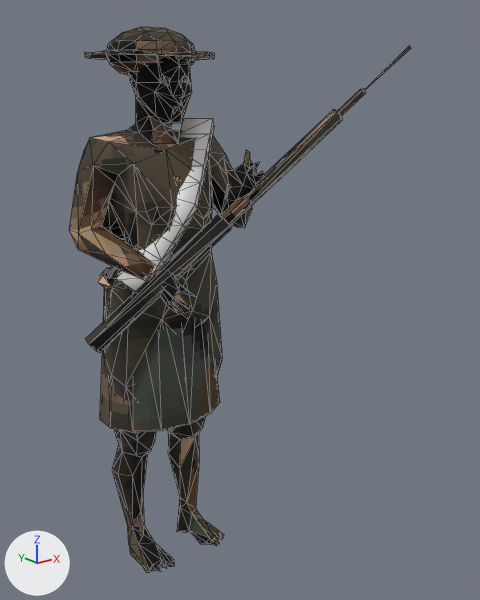
The glTF model client/assets/units/rifleman.glb as it was, and as the next commit left it.
Camera for both pictures: a 50 mm camera at (-0.737, -1.214, 1.08) aimed at (0.145, -0.112, 0.639). The lights are fixed; the arrows at lower left show +X, +Y and +Z. The first picture is the older version. Mesh edges are drawn as thin lines. Vertices at exactly the same position are counted once.

In view in the first picture: 'Accent', 'Body'.
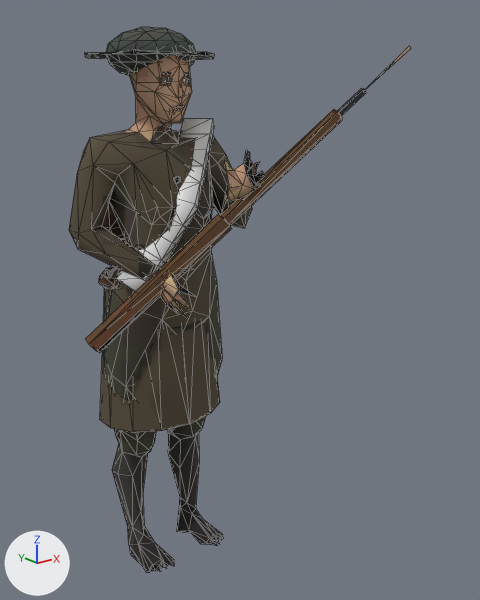
What differs and where, as boxes [x1, y1, x2, y2] in the pictures (480 x 600 px; the box of a moved part takes in the faces that stretch with it):
part 1 of me_body, added
    after: [181, 74, 191, 86]
part 2 of me_body, added
    after: [157, 75, 172, 85]
part 3 of me_body, moved or reshaped
    before: [89, 50, 215, 115]
    after: [86, 50, 215, 115]
part 4 of me_body, moved or reshaped
    both: [98, 178, 243, 297]
part 5 of me_body, moved or reshaped
    both: [155, 543, 174, 566]
part 6 of me_body, moved or reshaped
    before: [204, 520, 224, 536]
    after: [204, 520, 223, 536]
part 7 of me_body, surface changed
    both: [69, 29, 411, 573]

Patch to the scene script:
```diff
--- a/client/assets/units/rifleman.glb.py
+++ b/client/assets/units/rifleman.glb.py
@@ me_body @@
 # used by ob_body; location = (0.0, 0.0, 0.0)
-me_body.from_pydata(...)  # 728 vertices, 1400 faces; spans x -0.218..0.407, y -0.326..0.151, z 0.0..1.2
+me_body.from_pydata(...)  # 730 vertices, 1400 faces; spans x -0.218..0.407, y -0.326..0.151, z 0.0..1.2
+# me_body part 1: a new loose piece of 17 vertices spanning x 0.006..0.037, y -0.106..-0.078, z 1.089..1.113, in mat_riflemanbody (picture img_rifleman)
+# me_body part 2: a new loose piece of 17 vertices spanning x -0.037..-0.006, y -0.106..-0.078, z 1.088..1.114, in mat_riflemanbody (picture img_rifleman)
+# me_body part 3
+# 20 vertices are removed from x -0.118..0.118, y -0.129..0.116, z 1.068..1.152
+# 72 faces are deleted
+# 10 vertices are added at x -0.118..0.118, y -0.129..0.116, z 1.068..1.15
+# 52 new faces join them
+# me_body part 4
+# 22 vertices are removed from x -0.126..0.168, y -0.198..-0.031, z 0.701..0.913
+# 72 faces are deleted
+# 11 vertices are added at x -0.122..0.159, y -0.185..-0.042, z 0.701..0.909
+# 50 new faces join them
+# me_body part 5
+# 2 vertices are removed from x -0.07..-0.065, y -0.115..-0.097, z 0.044
+# 7 faces are deleted
+# 1 vertex is added at (-0.068, -0.1, 0.043)
+# 5 new faces join them
+# me_body part 6
+# 2 vertices are removed from x 0.105..0.109, y -0.094..-0.073, z 0.033..0.037
+# 7 faces are deleted
+# 1 vertex is added at (0.108, -0.089, 0.033)
+# 5 new faces join them
+# me_body part 7: 1199 kept faces spanning x -0.218..0.407, y -0.326..0.151, z 0.0..1.2 get new texture (UV) coordinates
+# other edits to the shape of me_body do not show in these pictures
 me_body.materials.append(mat_riflemanbody)
```
